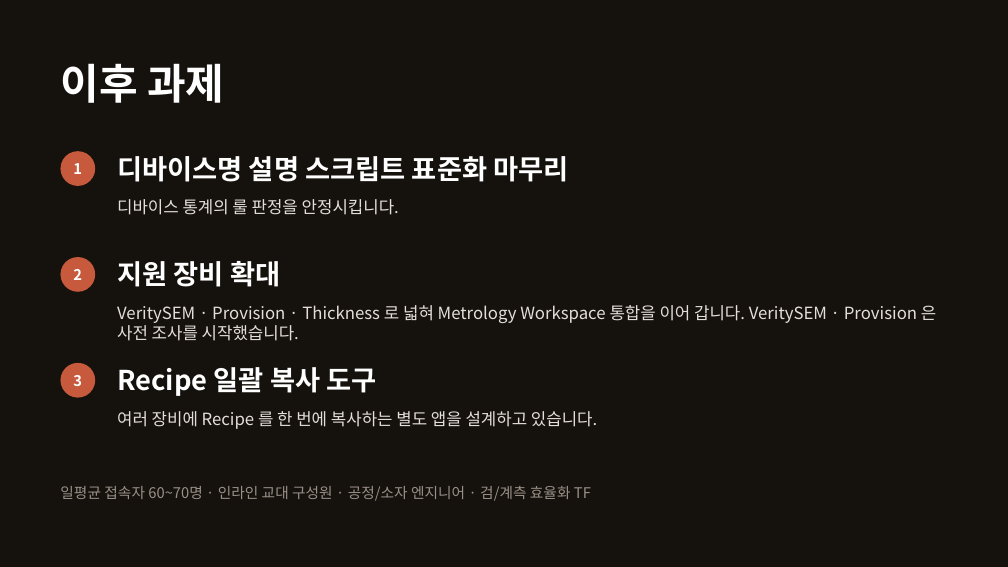
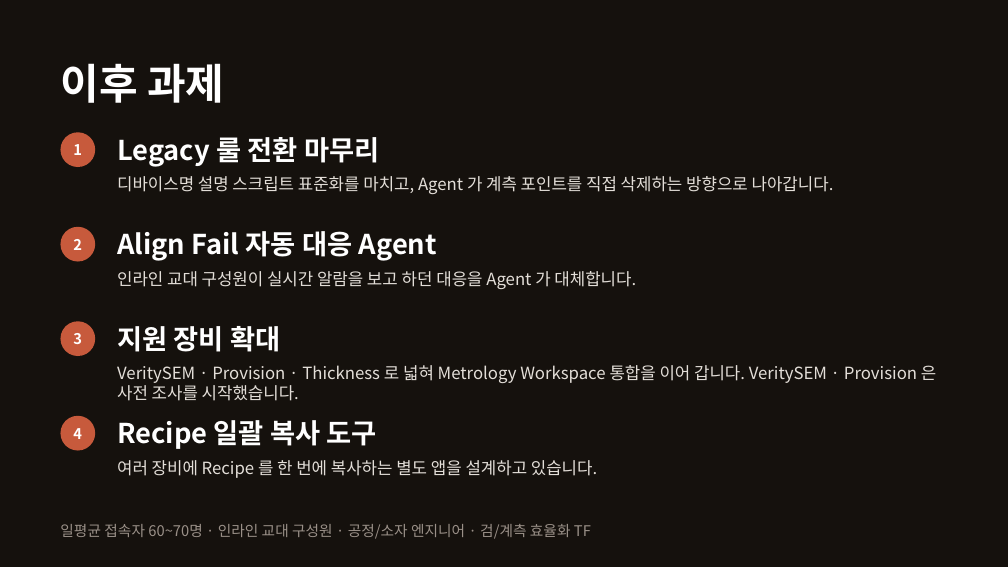
Before and after one commit to DarrenKoi/skewnono_v3_nuxt, a slide deck: slide 8 of docs/progress_report/skewnono_year_end_report_2026.pptx (slide 10 before the commit). Drawn at 1008x567 pixels with LibreOffice and Linux fonts; fonts in the diff are those of the drawing. Boxes give left, top, right and bottom in pixels: in the first picture for what was removed or moved away, otherwise in the second. Text is boxed around its words. In the diff, an @@ line names an element or a change of style, - is before the commit and + after.

```diff
--- a/docs/progress_report/skewnono_year_end_report_2026.pptx
+++ b/docs/progress_report/skewnono_year_end_report_2026.pptx
@@ ellipse "1": place and size @@
-ellipse "1" at <box>60,151,95,186</box>
+ellipse "1" at <box>60,132,95,167</box>
@@ text added at <box>117,137,379,167</box>, 26 pt, text #FFFFFF, bold @@
+Legacy 룰 전환 마무리
@@ text at <box>117,176,834,194</box>: text changed; size 26 to 16 pt; text colour #FFFFFF to #E3DED8; bold off @@
-디바이스명 설명 스크립트 표준화 마무리
+디바이스명 설명 스크립트 표준화를 마치고, Agent 가 계측 포인트를 직접 삭제하는 방향으로 나아갑니다.
@@ text "디바이스명 설명 스크립트 표준화를 마치고, ..." at <box>117,176,834,194</box>: vertical alignment middle to top @@
@@ text removed at <box>117,199,399,215</box> @@
-디바이스 통계의 룰 판정을 안정시킵니다.
@@ ellipse "2": place and size @@
-ellipse "2" at <box>60,257,95,292</box>
+ellipse "2" at <box>60,227,95,262</box>
@@ text added at <box>117,231,437,261</box>, 26 pt, text #FFFFFF, bold @@
+Align Fail 자동 대응 Agent
@@ text added at <box>117,271,636,289</box>, 16 pt, text #E3DED8 @@
+인라인 교대 구성원이 실시간 알람을 보고 하던 대응을 Agent 가 대체합니다.
@@ ellipse "3": place and size @@
-ellipse "3" at <box>60,363,95,398</box>
+ellipse "3" at <box>60,321,95,356</box>
@@ text "지원 장비 확대": place and size @@
-text "지원 장비 확대" at <box>117,261,280,287</box>
+text "지원 장비 확대" at <box>117,326,280,352</box>
@@ text "VeritySEM · Provision · Thickness ...": place and size @@
-text "VeritySEM · Provision · Thickness ..." at <box>117,305,936,341</box>
+text "VeritySEM · Provision · Thickness ..." at <box>117,365,936,401</box>
@@ ellipse added at <box>60,416,95,451</box>, fill #C75A3C, 14 pt, text #FFFFFF, bold @@
+4
@@ text "Recipe 일괄 복사 도구": place and size @@
-text "Recipe 일괄 복사 도구" at <box>117,367,377,396</box>
+text "Recipe 일괄 복사 도구" at <box>117,420,377,449</box>
@@ text "여러 장비에 Recipe 를 한 ...": place and size @@
-text "여러 장비에 Recipe 를 한 ..." at <box>117,411,597,429</box>
+text "여러 장비에 Recipe 를 한 ..." at <box>117,460,597,478</box>
@@ text "일평균 접속자 60~70명 · 인라인 ...": place and size @@
-text "일평균 접속자 60~70명 · 인라인 ..." at <box>60,486,591,501</box>
+text "일평균 접속자 60~70명 · 인라인 ..." at <box>60,524,591,539</box>
```
Also in this commit, not shown: 5 other slides changed, 2 slides removed, 2 other files.
